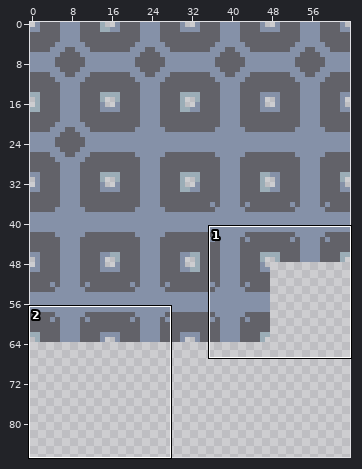
File history of a sprite sheet, Assets/Sprites/Crossroads.png. The first picture is a wide view before the edit; the outline marks the close-up.
Close-up. Before the edit:
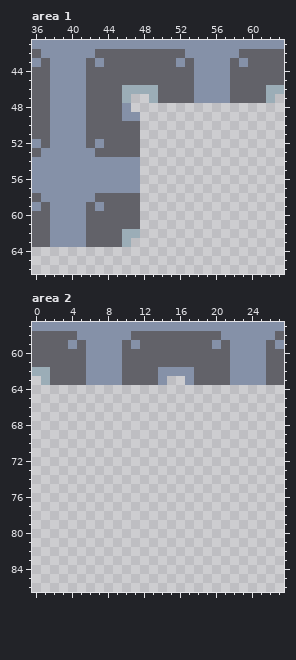
The file is 64x128 pixels. Shown: area 1: x 36..63, y 41..66; area 2: x 0..27, y 57..86. The wide view leaves out empty margins.
After the commit:
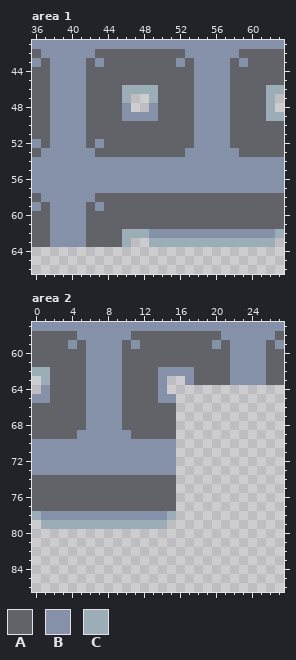
Palette (. is transparent): A #626269  B #8591a8  C #9badb7
Diff:
--- area 1
@@ x 46..63 @@
 47 C..CAAAABBBBAAAAC.
-48 B.................
-49 BB................
-50 AA................
-51 AA................
-52 AA................
-53 AA................
-54 BB................
-55 BB................
-56 BB................
-57 BB................
-58 AA................
-59 AA................
-60 AA................
-61 AA................
-62 CC................
-63 C.................
+48 B..BAAAABBBBAAAAC.
+49 BBBBAAAABBBBAAAACC
+50 AAAAAAAABBBBAAAAAA
+51 AAAAAAAABBBBAAAAAA
+52 AAAAAAAABBBBAAAAAA
+53 AAAAAAABBBBBBAAAAA
+54 BBBBBBBBBBBBBBBBBB
+55 BBBBBBBBBBBBBBBBBB
+56 BBBBBBBBBBBBBBBBBB
+57 BBBBBBBBBBBBBBBBBB
+58 AAAAAAAAAAAAAAAAAA
+59 AAAAAAAAAAAAAAAAAA
+60 AAAAAAAAAAAAAAAAAA
+61 AAAAAAAAAAAAAAAAAA
+62 CCCBBBBBBBBBBBBBBC
+63 C..CCCCCCCCCCCCCC.
 64 ..................
--- area 2
@@ x 0..17 @@
 63 .CAAAABBBBAAAAB..B
-64 ..................
-65 ..................
-66 ..................
-67 ..................
-68 ..................
-69 ..................
-70 ..................
-71 ..................
-72 ..................
-73 ..................
-74 ..................
-75 ..................
-76 ..................
-77 ..................
-78 ..................
-79 ..................
+64 .BAAAABBBBAAAAB...
+65 BBAAAABBBBAAAABB..
+66 AAAAAABBBBAAAAAA..
+67 AAAAAABBBBAAAAAA..
+68 AAAAAABBBBAAAAAA..
+69 AAAAABBBBBBAAAAA..
+70 BBBBBBBBBBBBBBBB..
+71 BBBBBBBBBBBBBBBB..
+72 BBBBBBBBBBBBBBBB..
+73 BBBBBBBBBBBBBBBB..
+74 AAAAAAAAAAAAAAAA..
+75 AAAAAAAAAAAAAAAA..
+76 AAAAAAAAAAAAAAAA..
+77 AAAAAAAAAAAAAAAA..
+78 CBBBBBBBBBBBBBBC..
+79 .CCCCCCCCCCCCCC...
 80 ..................
Pixel boxes of the changes (left, top, right, bottom) in both close-ups:
added: (140, 103, 284, 247)
added: (32, 385, 176, 529)
